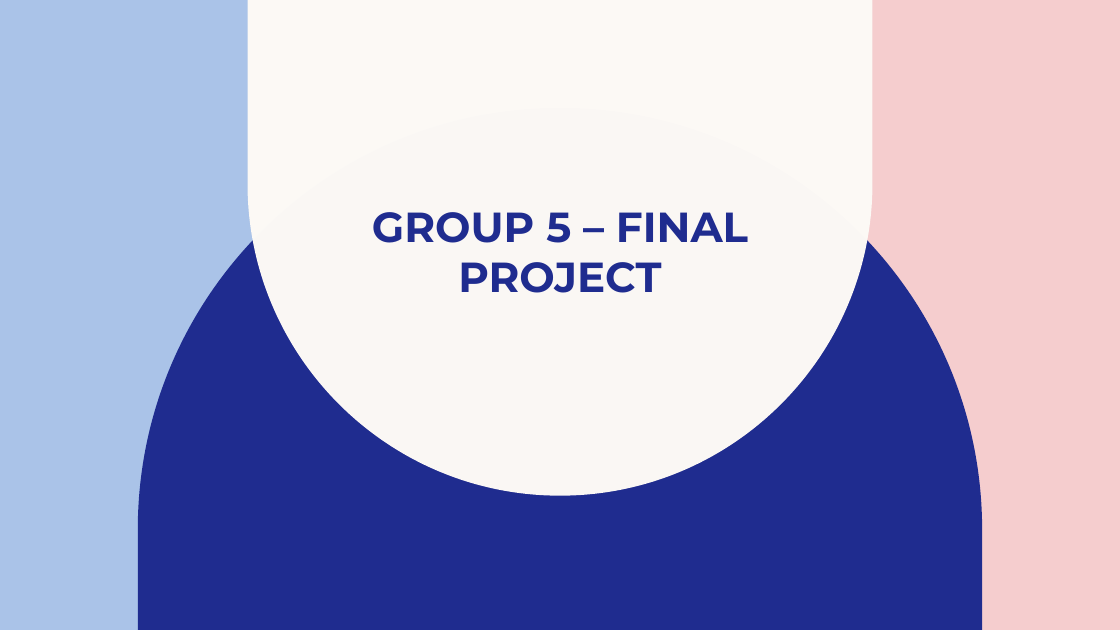
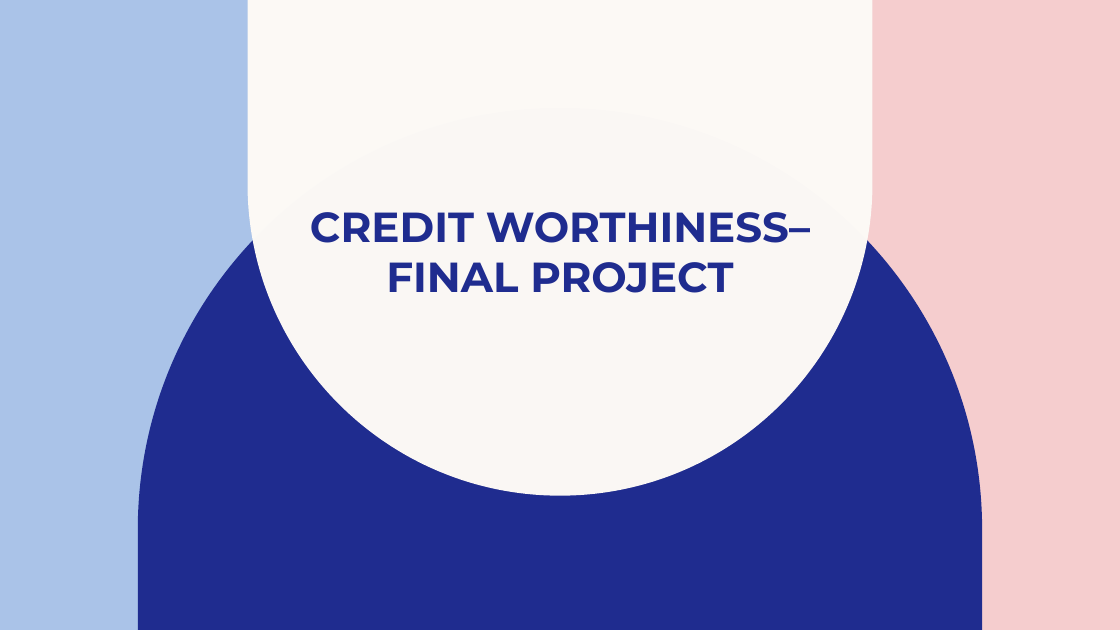
Before and after one commit to AzaniaHH/Credit-Worthiness-Project-4, a slide deck: slide 1 of Group 5 – final project.pptx. Drawn at 1120x630 pixels with LibreOffice and Linux fonts; fonts in the diff are those of the drawing. Boxes give left, top, right and bottom in pixels: in the first picture for what was removed or moved away, otherwise in the second. Text is boxed around its words. In the diff, an @@ line names an element or a change of style, - is before the commit and + after.

```diff
--- a/Group 5 – final project.pptx
+++ b/Group 5 – final project.pptx
@@ title at (x1=310, y1=212, x2=810, y2=293): text changed @@
-GROUP 5 – FINAL PROJECT
+CREDIT WORTHINESS– FINAL PROJECT
```
Also in this commit, not shown: 1 other slide changed, 1 slide added.
